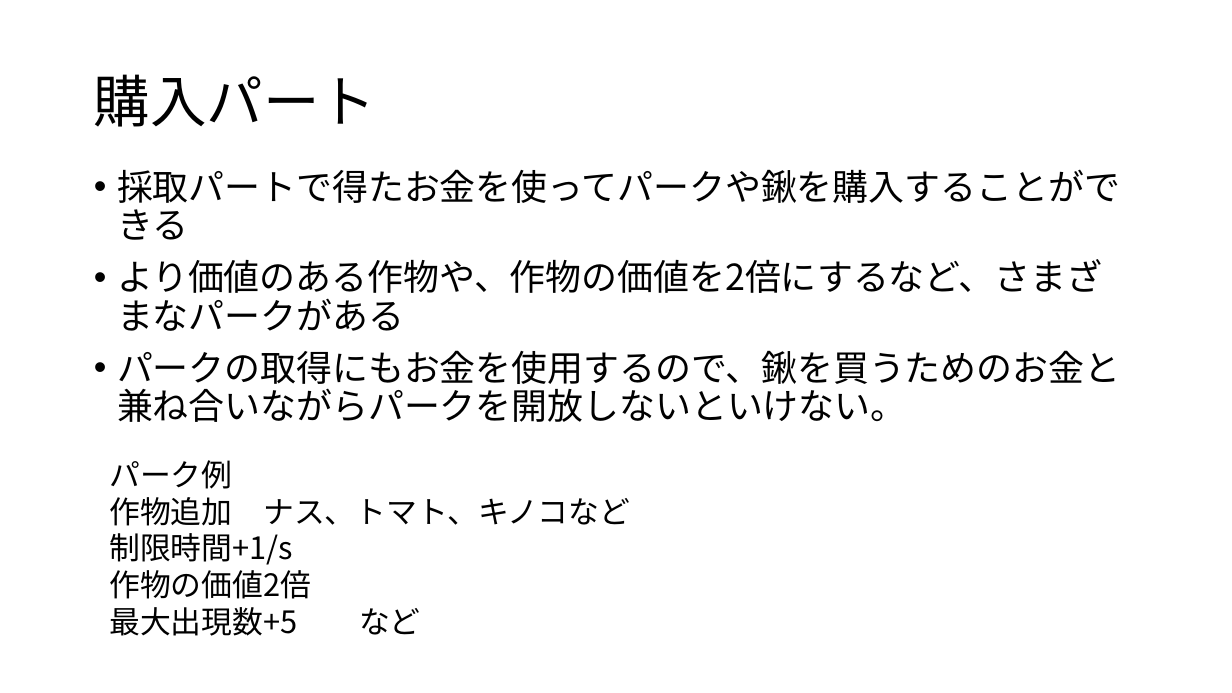
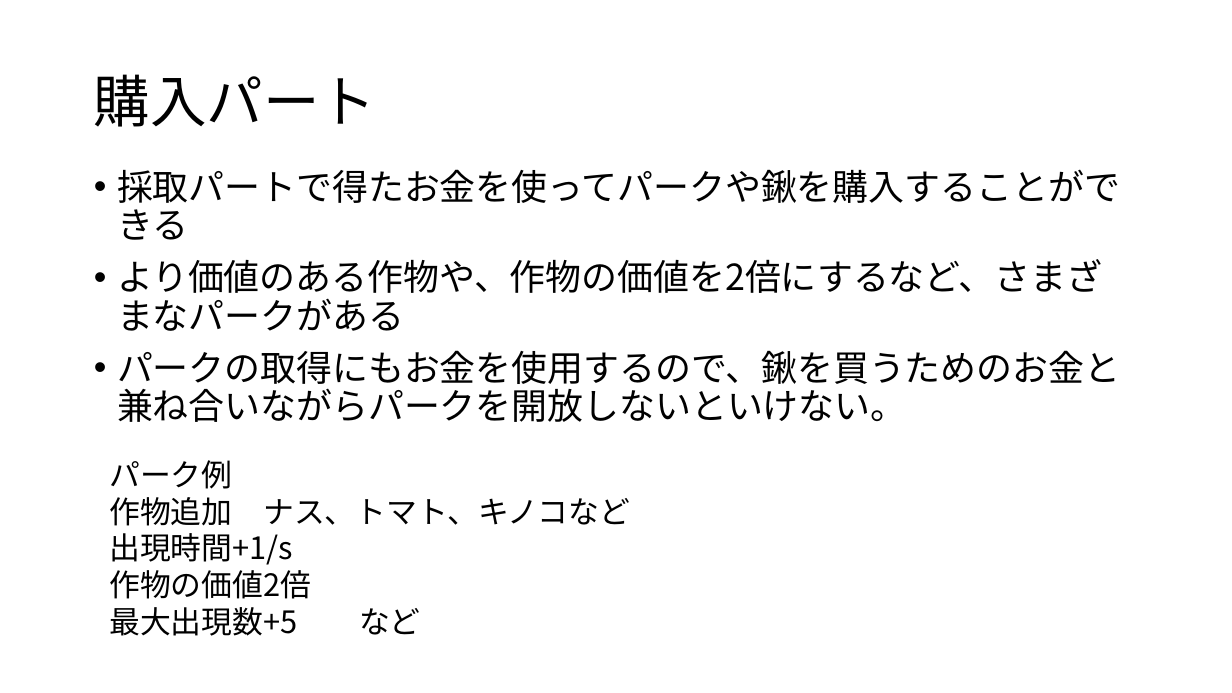
Before and after one commit to KawanoTakumi/FarmLife, a slide deck: slide 6 of FarmLife_企画.pptx. Drawn at 1232x693 pixels with LibreOffice and Linux fonts; fonts in the diff are those of the drawing. Boxes give left, top, right and bottom in pixels: in the first picture for what was removed or moved away, otherwise in the second. Text is boxed around its words. In the diff, an @@ line names an element or a change of style, - is before the commit and + after.

```diff
--- a/FarmLife_企画.pptx
+++ b/FarmLife_企画.pptx
@@ text at (x1=109, y1=533, x2=293, y2=565): text changed @@
-制限時間+1/s
+出現時間+1/s
```
Also in this commit, not shown: 4 other slides changed, 15 other files.
